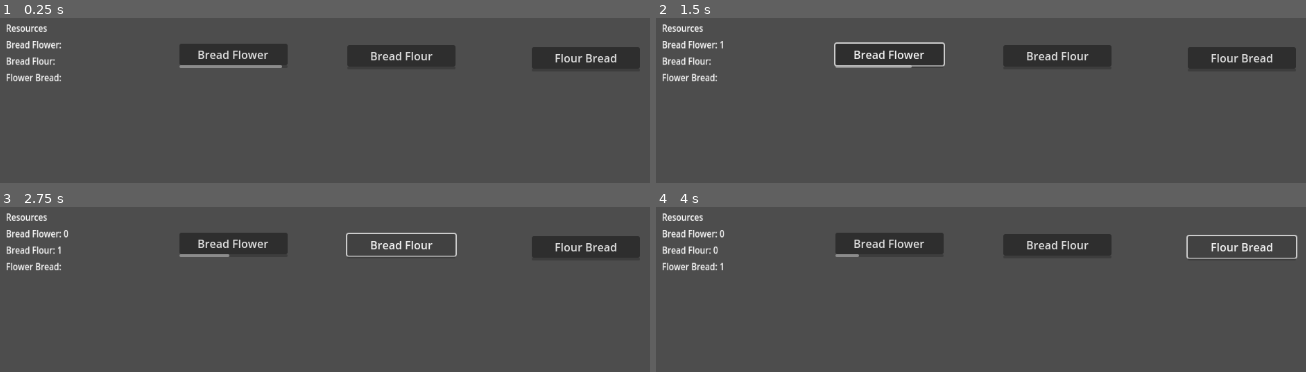
Above: before the commit, frames 1-4 (two rows, left to right).
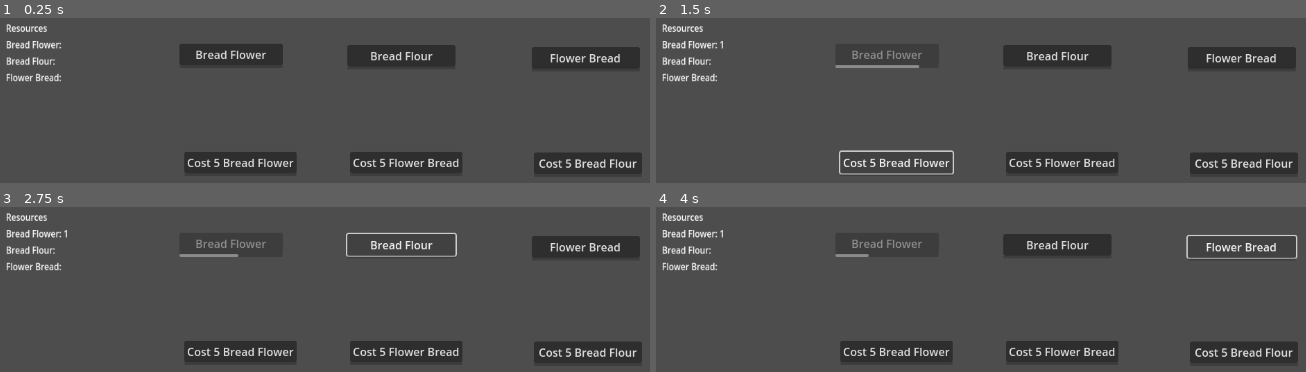
Above: after the commit, the same moments.

Repository: Quackstir/GlobalGameJam2024
Game: Godot game, scene res://game.tscn
Two runs of this game, one before a commit and one after it. Both use one fixed random seed, a clock stepped at 60 frames per second and the inputs below.
Inputs (mouse positions are in pixels of both pictures, inside the frame that each line leads up to):
- Up to frame 1 (0.25 s): no input
- Up to frame 2 (1.5 s): click "Bread Flower" at 0.5 s; click (896, 163) at 1.25 s, where only the run after the commit has a clickable "Cost 5 Bread Flower"
- Up to frame 3 (2.75 s): click "Bread Flour" at 2 s
- Up to frame 4 (4 s): click (1059, 352) at 2.75 s, where only the run after the commit has a clickable "Cost 5 Flower Bread"; click "Flour Bread" (after the commit: "Flower Bread") at 3.5 s

The runs differ from the first frame. In frame 1, 7.1% of the frame differs, in the area x 27-99%, y 15-95%; in frame 2, 6.1%; in frame 3, 6.9%; in frame 4, 6.9%.

Commit message:
Added generators and end animation

Diff:
--- a/GGJ 2024 Game/GameManager.gd
+++ b/GGJ 2024 Game/GameManager.gd
@@ -1,3 +1,4 @@
+class_name GameManager
 extends Node2D
 
 var BreadFlower: int = 0:
@@ -13,6 +14,7 @@
 		BreadFlour = new_value
 	get:
 		return BreadFlour
+@export var FlowerToBreadFlour: int = 3
 
 var FlowerBread: int = 0:
 	set(new_value):
@@ -20,39 +22,86 @@
 		FlowerBread = new_value
 	get:
 		return FlowerBread
+@export var FlourToFlowerBread: int = 7
 
+@onready var animation_player = $CanvasLayer/AnimationPlayer
+
+#Text
+#region Text
 @onready var bread_flower_text = $"CanvasLayer/Control/VBoxContainer/Bread Flower Text"
 @onready var bread_flour_text = $"CanvasLayer/Control/VBoxContainer/Bread Flour Text"
 @onready var flower_bread_text = $"CanvasLayer/Control/VBoxContainer/Flower Bread Text"
+#endregion
 
+#Progress Bars
+#region Progress Bars
 @onready var bread_flower_progress = $"CanvasLayer/Control/VBoxContainer2/Bread Flower Progress"
 @onready var bread_flour_progress = $"CanvasLayer/Control/VBoxContainer3/Bread Flour Progress"
 @onready var flower_bread_progress = $"CanvasLayer/Control/VBoxContainer4/Flower Bread Progress"
+#endregion
 
+#Timers
+#region Timers
 @onready var bread_flower_timer = $"CanvasLayer/Control/VBoxContainer2/Bread Flower Timer"
+@onready var bread_flour_timer = $"CanvasLayer/Control/VBoxContainer3/Bread Flour Timer"
+@onready var flower_bread_timer = $"CanvasLayer/Control/VBoxContainer4/Flower Bread Timer"
+#endregion
+
+#Buttons
+#region Buttons
+@onready var bread_flower_button = $"CanvasLayer/Control/VBoxContainer2/Bread Flower Button"
+@onready var bread_flour_button = $"CanvasLayer/Control/VBoxContainer3/Bread Flour Button"
+@onready var flower_bread_button = $"CanvasLayer/Control/VBoxContainer4/Flower Bread Button"
+#endregion
 
 # Called when the node enters the scene tree for the first time.
 func _ready():
 	bread_flower_progress.max_value = bread_flower_timer.wait_time
-	pass # Replace with function body.
-
+	bread_flour_progress.max_value = bread_flour_timer.wait_time
+	flower_bread_progress.max_value = flower_bread_timer.wait_time
 
 # Called every frame. 'delta' is the elapsed time since the previous frame.
 func _process(delta):
 	bread_flower_progress.value = bread_flower_timer.time_left
-	pass
+	bread_flour_progress.value = bread_flour_timer.time_left
+	flower_bread_progress.value = flower_bread_timer.time_left
 
+	if FlowerBread > 1000:
+		animation_player.play("FadeGameOver")
+
+	if Input.is_key_pressed(KEY_1): BreadFlower += 1
+	if Input.is_key_pressed(KEY_2): BreadFlour += 1
+	if Input.is_key_pressed(KEY_3): FlowerBread += 1
 
 func _on_bread_flower_button_button_down():
+	bread_flower_button.disabled = true
+	bread_flower_timer.start()
 	BreadFlower += 1
 
 func _on_bread_flour_button_button_down():
-	if (BreadFlower <= 0): return
+	if (BreadFlower < FlowerToBreadFlour): return
 
-	BreadFlower -= 1
+	bread_flour_button.disabled = true
+	bread_flour_timer.start()
+
+	BreadFlower -= FlowerToBreadFlour
 	BreadFlour += 1
 
 func _on_flower_bread_button_button_down():
-	if (BreadFlour <= 0): return
-	BreadFlour -= 1
+	if (BreadFlour < FlourToFlowerBread): return
+	flower_bread_button.disabled = true
+	flower_bread_timer.start()
+	BreadFlour -= FlourToFlowerBread
 	FlowerBread += 1
+
+
+func _on_bread_flower_timer_timeout():
+	bread_flower_button.disabled = false
+
+
+func _on_bread_flour_timer_timeout():
+	bread_flour_button.disabled = false
+
+
+func _on_flower_bread_timer_timeout():
+	flower_bread_button.disabled = false
--- /dev/null
+++ b/GGJ 2024 Game/Objects/ResourceGeneratedLabel.gd
@@ -0,0 +1,16 @@
+extends Label
+
+var speed =2
+@export var willMove = true
+
+# Called when the node enters the scene tree for the first time.
+func _ready():
+	pass # Replace with function body.
+
+func _physics_process(delta):
+	if !willMove: return
+
+	global_position = global_position.move_toward(Vector2(global_position.x, global_position.y - 10), speed)
+	speed -= 2*delta
+	modulate.a -= 1*delta
+	if modulate.a <= 0: queue_free()
--- a/GGJ 2024 Game/Objects/ResourceLabel.tscn
+++ b/GGJ 2024 Game/Objects/ResourceLabel.tscn
@@ -1,5 +1,16 @@
-[gd_scene format=3 uid="uid://dg3uwahkagg3o"]
+[gd_scene load_steps=2 format=3 uid="uid://dg3uwahkagg3o"]
+
+[ext_resource type="Script" path="res://Objects/ResourceGeneratedLabel.gd" id="1_srxnn"]
 
 [node name="Label" type="Label"]
+anchors_preset = 3
+anchor_left = 1.0
+anchor_top = 1.0
+anchor_right = 1.0
+anchor_bottom = 1.0
+offset_left = -80.0
+offset_top = -23.0
+grow_horizontal = 0
+grow_vertical = 0
 text = "Resources"
-horizontal_alignment = 3
+script = ExtResource("1_srxnn")
--- /dev/null
+++ b/GGJ 2024 Game/Objects/resource_generator.tscn
@@ -0,0 +1,31 @@
+[gd_scene load_steps=3 format=3 uid="uid://bvphef6wp11th"]
+
+[ext_resource type="Script" path="res://Resource Generator.gd" id="1_r1blx"]
+[ext_resource type="PackedScene" uid="uid://dg3uwahkagg3o" path="res://Objects/ResourceLabel.tscn" id="2_a6ryy"]
+
+[node name="Resource Generator" type="VBoxContainer"]
+offset_right = 156.83
+offset_bottom = 62.0
+theme_override_constants/separation = 0
+script = ExtResource("1_r1blx")
+resourceGeneratedLabel = ExtResource("2_a6ryy")
+
+[node name="Time to Add" type="Timer" parent="."]
+process_callback = 0
+wait_time = 5.0
+
+[node name="Generator Button" type="Button" parent="."]
+layout_mode = 2
+tooltip_text = "gamers"
+text = "Bread Flower"
+
+[node name="Generator Progress Bar" type="ProgressBar" parent="."]
+layout_mode = 2
+size_flags_vertical = 1
+size_flags_stretch_ratio = 0.0
+show_percentage = false
+
+[node name="Node2D" type="Node2D" parent="."]
+
+[connection signal="timeout" from="Time to Add" to="." method="_on_time_to_add_timeout"]
+[connection signal="button_down" from="Generator Button" to="." method="_on_generator_button_button_down"]
--- /dev/null
+++ b/GGJ 2024 Game/Resource Generator.gd
@@ -0,0 +1,87 @@
+extends VBoxContainer
+
+@export var gameManager:GameManager
+var isBought:bool = false
+@export var resourceGeneratedLabel:PackedScene
+@onready var node_2d = $Node2D
+@export var TimeToGenerate: float
+
+@export_category("Costs")
+@export var Cost_BreadFlower: int
+@export var CostIncrease_BreadFlower: int
+@export var Cost_BreadFlour: int
+@export var CostIncrease_BreadFlour: int
+@export var Cost_FlowerBread: int
+@export var CostIncrease_FlowerBread: int
+
+@export_category("Generates")
+@onready var Generates_BreadFlower: int = InitialGenerates_BreadFlower
+@export var InitialGenerates_BreadFlower: int
+@onready var Generates_BreadFlour: int = InitialGenerates_BreadFlour
+@export var InitialGenerates_BreadFlour: int
+@onready var Generates_FlowerBread: int = InitialGenerates_FlowerBread
+@export var InitialGenerates_FlowerBread: int
+var generatorAmount = 0
+
+@export_category("Nodes")
+@onready var time_to_add = $"Time to Add"
+@onready var generator_button = $"Generator Button"
+@onready var generator_progress_bar = $"Generator Progress Bar"
+@export var Text_BeforePurchase: String
+@export var Text_Generates: String
+
+# Called when the node enters the scene tree for the first time.
+func _ready():
+	generator_button.text = Text_BeforePurchase
+	time_to_add.wait_time = TimeToGenerate
+
+func _process(delta):
+	generator_progress_bar.value = time_to_add.time_left
+
+func _on_generator_button_button_down():
+	if (gameManager.BreadFlower < Cost_BreadFlower): return
+	if (gameManager.BreadFlour < Cost_BreadFlour): return
+	if (gameManager.FlowerBread < Cost_FlowerBread): return
+
+	_update_costs()
+
+	generatorAmount += 1
+
+	time_to_add.start()
+
+	_update_generation()
+	_update_strings()
+	generator_progress_bar.max_value = time_to_add.wait_time
+
+func _on_time_to_add_timeout():
+	gameManager.BreadFlower += Generates_BreadFlower
+	gameManager.BreadFlour += Generates_BreadFlour
+	gameManager.FlowerBread += Generates_FlowerBread
+	var resourceLabel = resourceGeneratedLabel.instantiate()
+	get_tree().get_root().add_child(resourceLabel)
+	resourceLabel.position = node_2d.global_position
+
+	var format_string = "+ %s Bread Flower \n+ %s Bread Flour \n+ %s Flower Bread"
+	var actual_string = format_string % [str(Generates_BreadFlower), str(Generates_BreadFlour), str(Generates_FlowerBread)]
+
+	resourceLabel.text = actual_string
+
+func _update_costs():
+	gameManager.BreadFlower -= Cost_BreadFlower
+	gameManager.BreadFlour -= Cost_BreadFlour
+	gameManager.FlowerBread -= Cost_FlowerBread
+
+	Cost_BreadFlower += CostIncrease_BreadFlower
+	Cost_BreadFlour += CostIncrease_BreadFlour
+	Cost_FlowerBread += CostIncrease_FlowerBread
+
+func _update_generation():
+	Generates_BreadFlower = InitialGenerates_BreadFlower * generatorAmount
+	Generates_BreadFlour = InitialGenerates_BreadFlour * generatorAmount
+	Generates_FlowerBread = InitialGenerates_FlowerBread * generatorAmount
+
+func _update_strings():
+	generator_button.text = str(generatorAmount) + " " + Text_Generates
+	var format_string = "Cost %s Bread Flower \nCost %s Bread Flour \nCost %s Flower Bread"
+	var actual_string = format_string % [str(Cost_BreadFlower), str(Cost_BreadFlour), str(Cost_FlowerBread)];
+	generator_button.tooltip_text = actual_string
--- a/GGJ 2024 Game/game.tscn
+++ b/GGJ 2024 Game/game.tscn
@@ -1,12 +1,88 @@
-[gd_scene load_steps=3 format=3 uid="uid://df38chwp1fbss"]
+[gd_scene load_steps=7 format=3 uid="uid://df38chwp1fbss"]
 
 [ext_resource type="PackedScene" uid="uid://dg3uwahkagg3o" path="res://Objects/ResourceLabel.tscn" id="1_jp3d8"]
 [ext_resource type="Script" path="res://GameManager.gd" id="1_m5lb2"]
+[ext_resource type="Texture2D" uid="uid://udo31xfugt4p" path="res://Art/Background.png" id="2_3nj2y"]
+[ext_resource type="PackedScene" uid="uid://bvphef6wp11th" path="res://Objects/resource_generator.tscn" id="2_un4l8"]
+
+[sub_resource type="Animation" id="Animation_blfpj"]
+resource_name = "FadeGameOver"
+tracks/0/type = "bezier"
+tracks/0/imported = false
+tracks/0/enabled = true
+tracks/0/path = NodePath("CanvasLayer/AnimationPlayer/TextureRect:modulate:r")
+tracks/0/interp = 1
+tracks/0/loop_wrap = true
+tracks/0/keys = {
+"handle_modes": PackedInt32Array(0),
+"points": PackedFloat32Array(1, -0.25, 0, 0.25, 0),
+"times": PackedFloat32Array(0)
+}
+tracks/1/type = "bezier"
+tracks/1/imported = false
+tracks/1/enabled = true
+tracks/1/path = NodePath("CanvasLayer/AnimationPlayer/TextureRect:modulate:g")
+tracks/1/interp = 1
+tracks/1/loop_wrap = true
+tracks/1/keys = {
+"handle_modes": PackedInt32Array(0),
+"points": PackedFloat32Array(1, -0.25, 0, 0.25, 0),
+"times": PackedFloat32Array(0)
+}
+tracks/2/type = "bezier"
+tracks/2/imported = false
+tracks/2/enabled = true
+tracks/2/path = NodePath("CanvasLayer/AnimationPlayer/TextureRect:modulate:b")
+tracks/2/interp = 1
+tracks/2/loop_wrap = true
+tracks/2/keys = {
+"handle_modes": PackedInt32Array(0),
+"points": PackedFloat32Array(1, -0.25, 0, 0.25, 0),
+"times": PackedFloat32Array(0)
+}
+tracks/3/type = "bezier"
+tracks/3/imported = false
+tracks/3/enabled = true
+tracks/3/path = NodePath("CanvasLayer/AnimationPlayer/TextureRect:modulate:a")
+tracks/3/interp = 1
+tracks/3/loop_wrap = true
+tracks/3/keys = {
+"handle_modes": PackedInt32Array(0, 0),
+"points": PackedFloat32Array(0, -0.25, 0, 0.25, 0, 1, -0.25, 0, 0.25, 0),
+"times": PackedFloat32Array(0, 1)
+}
+
+[sub_resource type="AnimationLibrary" id="AnimationLibrary_e8rv5"]
+_data = {
+"FadeGameOver": SubResource("Animation_blfpj")
+}
 
 [node name="Game" type="Node2D"]
 script = ExtResource("1_m5lb2")
 
 [node name="CanvasLayer" type="CanvasLayer" parent="."]
+
+[node name="AnimationPlayer" type="AnimationPlayer" parent="CanvasLayer"]
+root_node = NodePath("../..")
+libraries = {
+"": SubResource("AnimationLibrary_e8rv5")
+}
+movie_quit_on_finish = true
+
+[node name="TextureRect" type="TextureRect" parent="CanvasLayer/AnimationPlayer"]
+modulate = Color(1, 1, 1, 0)
+z_index = 5
+z_as_relative = false
+anchors_preset = 15
+anchor_right = 1.0
+anchor_bottom = 1.0
+offset_left = -384.0
+offset_top = -216.0
+offset_right = 384.0
+offset_bottom = 216.0
+grow_horizontal = 2
+grow_vertical = 2
+texture = ExtResource("2_3nj2y")
 
 [node name="Control" type="Control" parent="CanvasLayer"]
 layout_mode = 3
@@ -16,19 +92,62 @@
 grow_horizontal = 2
 grow_vertical = 2
 
+[node name="Resource Generator" parent="CanvasLayer/Control" node_paths=PackedStringArray("gameManager") instance=ExtResource("2_un4l8")]
+layout_mode = 0
+offset_left = 296.0
+offset_top = 209.0
+offset_right = 452.83
+offset_bottom = 271.0
+gameManager = NodePath("../../..")
+TimeToGenerate = 5.0
+Cost_BreadFlower = 5
+CostIncrease_BreadFlower = 10
+InitialGenerates_BreadFlower = 5
+Text_BeforePurchase = "Cost 5 Bread Flower"
+Text_Generates = "Bread Flower Generators"
+
+[node name="Resource Generator2" parent="CanvasLayer/Control" node_paths=PackedStringArray("gameManager") instance=ExtResource("2_un4l8")]
+layout_mode = 0
+offset_left = 535.0
+offset_top = 209.0
+offset_right = 691.83
+offset_bottom = 271.0
+gameManager = NodePath("../../..")
+TimeToGenerate = 7.0
+Cost_FlowerBread = 3
+CostIncrease_FlowerBread = 5
+InitialGenerates_BreadFlour = 5
+Text_BeforePurchase = "Cost 5 Flower Bread"
+Text_Generates = "Bread Flour Generators"
+
+[node name="Resource Generator3" parent="CanvasLayer/Control" node_paths=PackedStringArray("gameManager") instance=ExtResource("2_un4l8")]
+layout_mode = 0
+offset_left = 800.0
+offset_top = 210.0
+offset_right = 956.83
+offset_bottom = 272.0
+gameManager = NodePath("../../..")
+TimeToGenerate = 10.0
+Cost_BreadFlour = 5
+CostIncrease_BreadFlour = 5
+Cost_FlowerBread = 3
+CostIncrease_FlowerBread = 2
+InitialGenerates_FlowerBread = 5
+Text_BeforePurchase = "Cost 5 Bread Flour"
+Text_Generates = "Flower Bread Generators"
+
 [node name="VBoxContainer2" type="VBoxContainer" parent="CanvasLayer/Control"]
 layout_mode = 0
 offset_left = 289.0
 offset_top = 53.0
-offset_right = 445.83
-offset_bottom = 115.0
+offset_right = 438.91
+offset_bottom = 113.535
 theme_override_constants/separation = 0
 
 [node name="Bread Flower Timer" type="Timer" parent="CanvasLayer/Control/VBoxContainer2"]
 process_callback = 0
 wait_time = 5.0
 one_shot = true
-autostart = true
 
 [node name="Bread Flower Button" type="Button" parent="CanvasLayer/Control/VBoxContainer2"]
 layout_mode = 2
@@ -50,9 +169,8 @@
 
 [node name="Bread Flour Timer" type="Timer" parent="CanvasLayer/Control/VBoxContainer3"]
 process_callback = 0
-wait_time = 5.0
+wait_time = 7.0
 one_shot = true
-autostart = true
 
 [node name="Bread Flour Button" type="Button" parent="CanvasLayer/Control/VBoxContainer3"]
 layout_mode = 2
@@ -72,9 +190,14 @@
 offset_bottom = 120.0
 theme_override_constants/separation = 0
 
+[node name="Flower Bread Timer" type="Timer" parent="CanvasLayer/Control/VBoxContainer4"]
+process_callback = 0
+wait_time = 10.0
+one_shot = true
+
 [node name="Flower Bread Button" type="Button" parent="CanvasLayer/Control/VBoxContainer4"]
 layout_mode = 2
-text = "Flour Bread"
+text = "Flower Bread"
 
 [node name="Flower Bread Progress" type="ProgressBar" parent="CanvasLayer/Control/VBoxContainer4"]
 layout_mode = 2
@@ -96,22 +219,26 @@
 
 [node name="Label" parent="CanvasLayer/Control/VBoxContainer" instance=ExtResource("1_jp3d8")]
 layout_mode = 2
+willMove = false
 
 [node name="Bread Flower Text" parent="CanvasLayer/Control/VBoxContainer" instance=ExtResource("1_jp3d8")]
 layout_mode = 2
 text = "Bread Flower: "
-horizontal_alignment = 0
+willMove = false
 
 [node name="Bread Flour Text" parent="CanvasLayer/Control/VBoxContainer" instance=ExtResource("1_jp3d8")]
 layout_mode = 2
 text = "Bread Flour:"
-horizontal_alignment = 0
+willMove = false
 
 [node name="Flower Bread Text" parent="CanvasLayer/Control/VBoxContainer" instance=ExtResource("1_jp3d8")]
 layout_mode = 2
 text = "Flower Bread:"
-horizontal_alignment = 0
-
+willMove = false
+
+[connection signal="timeout" from="CanvasLayer/Control/VBoxContainer2/Bread Flower Timer" to="." method="_on_bread_flower_timer_timeout"]
 [connection signal="button_down" from="CanvasLayer/Control/VBoxContainer2/Bread Flower Button" to="." method="_on_bread_flower_button_button_down"]
+[connection signal="timeout" from="CanvasLayer/Control/VBoxContainer3/Bread Flour Timer" to="." method="_on_bread_flour_timer_timeout"]
 [connection signal="button_down" from="CanvasLayer/Control/VBoxContainer3/Bread Flour Button" to="." method="_on_bread_flour_button_button_down"]
+[connection signal="timeout" from="CanvasLayer/Control/VBoxContainer4/Flower Bread Timer" to="." method="_on_flower_bread_timer_timeout"]
 [connection signal="button_down" from="CanvasLayer/Control/VBoxContainer4/Flower Bread Button" to="." method="_on_flower_bread_button_button_down"]
Binary file added: GGJ 2024 Game/Art/Background.png
Not shown, added: GGJ 2024 Game/Art/Background.png.import
